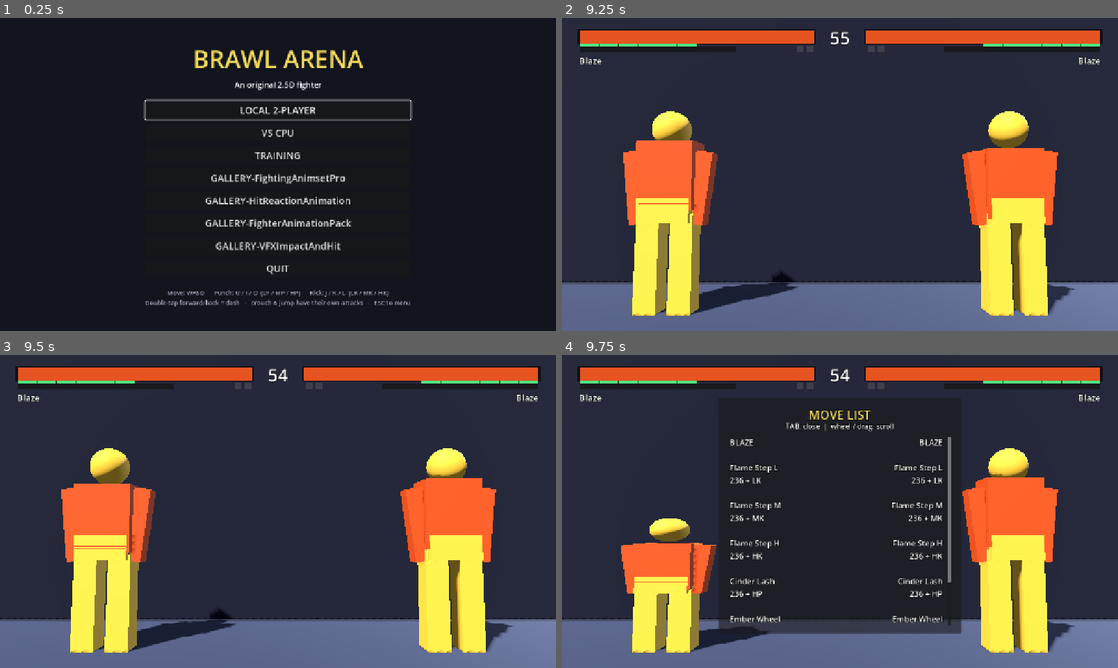
Above: before the commit, frames 1-4 (two rows, left to right).
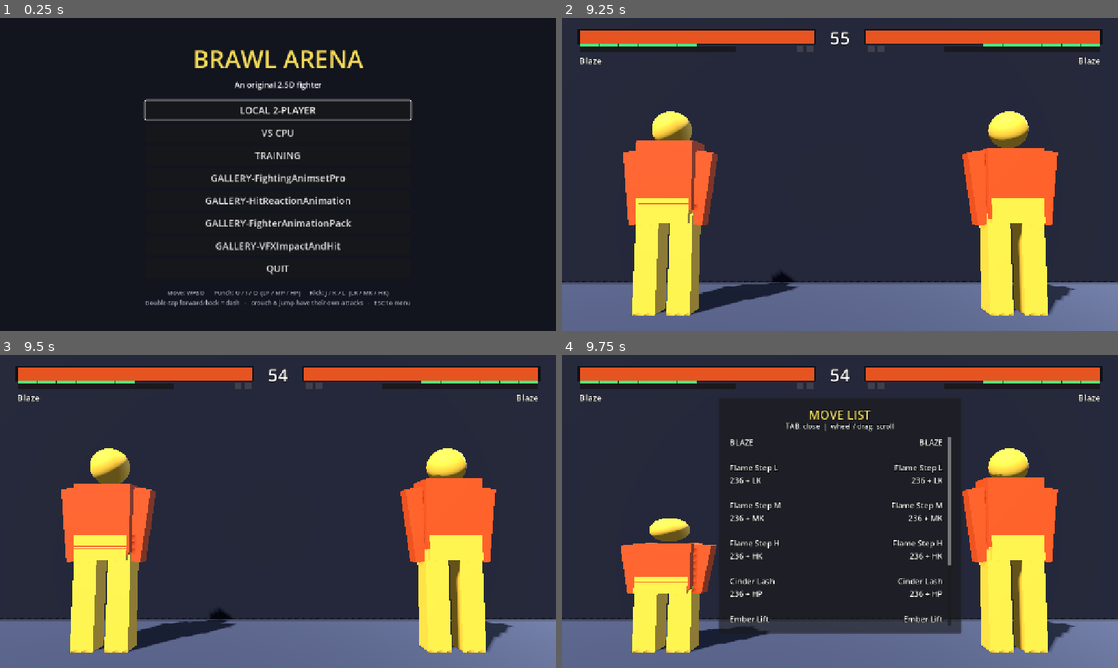
Above: after the commit, the same moments.

Repository: muji-wyh/FootisesGame3
Game: Godot game, scene res://scenes/Main.tscn
Two runs of this game, one before a commit and one after it. Both use one fixed random seed, a clock stepped at 60 frames per second and the inputs below. Sound files missing from this copy of the repository are replaced by a short silence.
Inputs (mouse positions are in pixels of both pictures, inside the frame that each line leads up to):
- Up to frame 1 (0.25 s): no input
- Up to frame 2 (9.25 s): click "LOCAL 2-PLAYER" at 0.5 s; click "FIGHT!" at 1.25 s; tap Enter at 2 s; move the mouse to (962, 158) at 2.02 s; hold D 2.03-2.75 s; tap U (p1_lp) at 2.1 s; click (962, 158) at 2.17 s; drag from (728, 190) to (812, 237) at 2.77 s; move the mouse to (895, 105) at 3.52 s; hold D 3.53-4.25 s; tap I at 3.6 s; drag from (812, 237) to (673, 127) at 4.27 s; move the mouse to (1006, 221) at 5.02 s; hold A 5.03-5.75 s; tap J at 5.1 s; drag from (673, 127) to (756, 96) at 5.77 s; move the mouse to (867, 174) at 6.52 s; hold S 6.53-7.25 s; tap L at 6.6 s; click (867, 174) at 6.67 s; drag from (756, 96) to (728, 190) at 7.27 s; tap Space at 8 s; move the mouse to (962, 158) at 8.02 s; hold W 8.03-8.75 s; hold E 8.03-8.75 s; drag from (728, 190) to (812, 237) at 8.77 s
- Up to frame 3 (9.5 s): no input
- Up to frame 4 (9.75 s): move the mouse to (895, 442) at 9.52 s; hold S from 9.53 s (still down); tap Tab at 9.6 s

Frames 1-3 are identical in both runs. In frame 4, 0.2% of the frame differs, in the area x 35-70%, y 67-86%.

Commit message:
Add Blaze Ember Lift
Co-authored-by: Copilot <223556219+Copilot@users.noreply.github.com>

Diff:
--- a/characters/blaze/blaze.gd
+++ b/characters/blaze/blaze.gd
@@ -123,6 +123,19 @@
 		"hit_offset": Vector3(0.70, 1.02, 0.0), "hit_size": Vector3(0.40, 0.46, 0.48),
 		"cancel_into": ["super_inferno"]}))
 
+	# Ember Lift: close light launcher. Blaze stays grounded; only the victim is popped up.
+	c.add_move(CharacterKit.make_move({"id": "ember_lift", "display_name": "Ember Lift",
+		"kind": GameConst.MoveKind.SPECIAL, "button": GameConst.Btn.LK,
+		"motion": MotionParser.QCB, "startup": 6, "active": 10, "recovery": 18,
+		"damage": 24, "hits": 2, "hit_gap": 4, "hitstun": 18, "blockstun": 10,
+		"hitstop": 9, "guard": GameConst.Guard.MID, "knockback": 2.8,
+		"advance": 2.2, "launch": true, "launch_velocity": 4.8,
+		"meter_gain": 8, "hit_fx": HIT_FX + "Effect06.png", "sfx": "lk",
+		"anim_limb": "leg_r", "anim_extend": 0.8,
+		"anim_clip": "Air_Combo_2_Blaze",
+		"hit_offset": Vector3(0.60, 0.78, 0.0),
+		"hit_size": Vector3(0.54, 0.52, 0.66)}))
+
 	# Ember Wheel: original corner-carry spin role, replacing the old generic tatsu. Its
 	# multi-hit launch carries to the corner, then cancels into the super for a juggle finish.
 	c.add_move(CharacterKit.make_move({"id": "ember_wheel", "display_name": "Ember Wheel", "kind": GameConst.MoveKind.SPECIAL,
@@ -184,6 +197,7 @@
 		ASSETS + "anims/KB_Hits.fbx",
 		ASSETS + "anims/KB_KOs.fbx",
 		ASSETS + "anims/KB_Specials.fbx",
+		ASSETS + "anims/retargeted/Air_Combo-2_Blaze.fbx",
 	]
 	r.lib_name = "kb"
 	r.skip_clips = ["BindPose", "tpose", "Take 001"]
--- a/tools/run_tests.gd
+++ b/tools/run_tests.gd
@@ -130,6 +130,7 @@
 	_test_cpu_ai()
 	_test_training_mode()
 	_test_blaze_roster()
+	_test_ember_lift()
 	_test_animation_ownership()
 	_test_animation_gallery2()
 	_test_vfx_gallery()
@@ -872,10 +873,45 @@
 	_check("blaze has 1 super", b.supers.size() == 1)
 	for removed in ["fireball", "uppercut", "hurricane", "od_fireball", "od_uppercut", "od_hurricane"]:
 		_check("removed move absent: " + removed, b.get_move(removed) == null)
-	for added in ["flame_step_l", "flame_step_m", "flame_step_h", "cinder_lash", "ember_wheel"]:
+	for added in ["flame_step_l", "flame_step_m", "flame_step_h", "cinder_lash", "ember_wheel", "ember_lift"]:
 		_check("combo move exists: " + added, b.get_move(added) != null)
 	_check("Ken-like stand MP timing", b.get_move("st_mp").startup == 7 and b.get_move("st_mp").active == 3)
 	_check("Ken-like cross-up air MK timing", b.get_move("air_mk").startup == 7 and b.get_move("air_mk").active == 6)
+
+func _test_ember_lift() -> void:
+	print("[ember lift]")
+	var blaze := CharacterLibrary.create("blaze")
+	var move := blaze.get_move("ember_lift")
+	var wheel := blaze.get_move("ember_wheel")
+	_check("Ember Lift is 214 + LK",
+		move != null and move.motion == MotionParser.QCB and move.button == GameConst.Btn.LK)
+	_check("Ember Lift is a grounded light launcher",
+		move != null and move.launch and not move.rises and move.hits == 2)
+	_check("Ember Lift stays lighter than Ember Wheel",
+		move != null and wheel != null
+		and move.damage < wheel.damage
+		and move.launch_velocity < wheel.launch_velocity
+		and move.recovery < wheel.recovery)
+	_check("Ember Lift owns the retargeted clip",
+		move != null and move.anim_clip == "Air_Combo_2_Blaze")
+
+	var ctx := _build()
+	var fighter: Fighter = ctx["f1"]
+	_step(ctx, _mk(0, -1), _neutral(), 2)
+	_step(ctx, _mk(-1, -1), _neutral(), 2)
+	_step(ctx, _mk(-1, 0, GameConst.Btn.LK), _neutral(), 1)
+	_check("214 + LK starts Ember Lift",
+		fighter.current_move != null and fighter.current_move.id == "ember_lift")
+	ctx["arena"].queue_free()
+
+	var heavy := _build()
+	var heavy_fighter: Fighter = heavy["f1"]
+	_step(heavy, _mk(0, -1), _neutral(), 2)
+	_step(heavy, _mk(-1, -1), _neutral(), 2)
+	_step(heavy, _mk(-1, 0, GameConst.Btn.HK), _neutral(), 1)
+	_check("214 + HK still starts Ember Wheel",
+		heavy_fighter.current_move != null and heavy_fighter.current_move.id == "ember_wheel")
+	heavy["arena"].queue_free()
 
 func _test_animation_ownership() -> void:
 	print("[animation ownership]")
@@ -1372,6 +1408,10 @@
 		return
 	var lib := AnimatedFighterRig.build_library(blaze.rig)
 	_check("kb library exposes 200+ clips for the gallery", lib.get_animation_list().size() > 200)
+	var derived := "res://characters/blaze/assets/anims/retargeted/Air_Combo-2_Blaze.fbx"
+	if ResourceLoader.exists(derived):
+		_check("kb library exposes retargeted Air Combo 2",
+			lib.has_animation("Air_Combo_2_Blaze"))
 
 func _test_counter() -> void:
 	print("[counter hit]")
@@ -2682,6 +2722,9 @@
 		any_rising_special = any_rising_special or m.rises
 	_check("Blaze has no shoryuken/rising special", not any_rising_special and b.get_move("uppercut") == null)
 	_check("new combo specials are grounded route tools", b.get_move("flame_step_m") != null and b.get_move("ember_wheel") != null)
+	var ember_lift := b.get_move("ember_lift")
+	_check("Ember Lift launches only the victim",
+		ember_lift != null and ember_lift.launch and not ember_lift.rises)
 
 func _test_rise_interruption_lands() -> void:
 	print("[rise interruption]")
